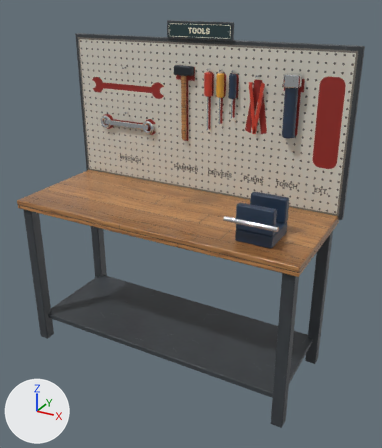
The glTF model submarine/models/props/Workbench.glb, before and after one commit.
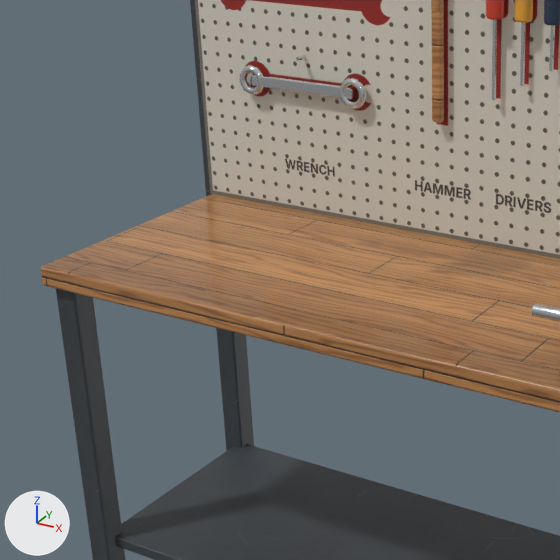
Each version appears first whole from a camera (50 mm lens) standing at (1.34, -2.56, 1.94) and looking at (0.1, -0.31, 0.82), and next in a close-up on the part from 0% to 62% of the width and 20% to 72% of the height. Every picture has the same lights, and +X, +Y and +Z are marked at lower left. The first two pictures are the older version. Where no turn or scale is listed for an object, it has been applied to the vertices. Vertices at exactly the same position are counted once.

Objects in the first close-up: 'Workbench_Body' and 1 more.
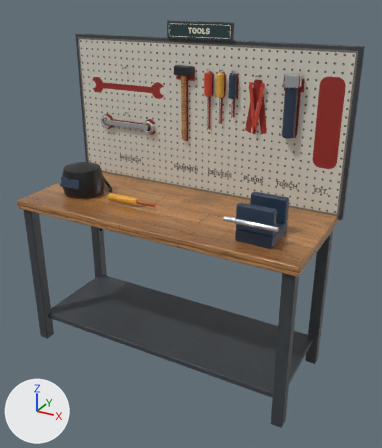
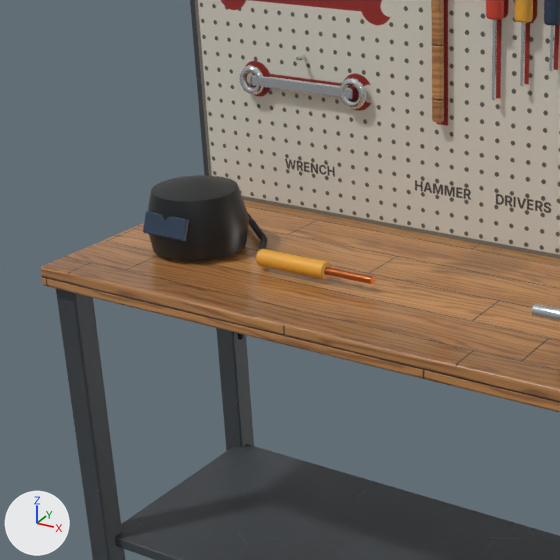
Location of each change, (x1, y1, x2, y2) in pixels of the close-ups (560 x 560 px):
part 1 of me_workbench_body, added
    after: (143, 211, 189, 241)
part 2 of me_workbench_body, added (orange)
    after: (256, 249, 331, 279)
part 3 of me_workbench_body, added (orange)
    after: (324, 267, 375, 284)
part 4 of me_workbench_body, added
    after: (237, 212, 267, 340)
part 5 of me_workbench_body, added (black)
    after: (148, 175, 249, 261)

The change, as a list of edits to the scene's bpy script:
```text
Add mat_copper:
    mat_copper = principled_material('Copper')
    mat_copper.base_color = (0.488, 0.142, 0.043)  # orange #b9693a
    mat_copper.metallic = 1.0
    mat_copper.roughness = 0.3
Add mat_rubber:
    mat_rubber = principled_material('Rubber')
    mat_rubber.base_color = (0.0097, 0.0111, 0.0127)  # black #191b1e
    mat_rubber.roughness = 0.85
Add mat_blackplastic:
    mat_blackplastic = principled_material('BlackPlastic')
    mat_blackplastic.base_color = (0.00902, 0.0104, 0.0119)  # black #181a1c
    mat_blackplastic.roughness = 0.4
Change me_workbench_body:
    used by ob_workbench_body; location = (0.0, 0.0, 0.0)
    remove me_workbench_body.from_pydata(...)  # 1624 vertices, 3112 faces; spans x -0.82..0.82, y -0.65..0.0, z 0.0..1.8
    add me_workbench_body.from_pydata(...)  # 1962 vertices, 3768 faces; spans x -0.82..0.82, y -0.65..0.0, z 0.0..1.8
    me_workbench_body part 1: the loose piece of 56 vertices spanning x -0.62..-0.32, y -0.06..-0.04, z 1.22..1.24 is copied, and the copy is scaled about its middle by (0.395, 1.03, 1.85), then moved by (-0.08, -0.44, -0.24), in mat_paintnavy; it spans x -0.61..-0.49, y -0.5..-0.48, z 0.97..1.01
    me_workbench_body part 2: the loose piece of 72 vertices spanning x 0.04..0.08, y -0.07..-0.03, z 1.44..1.56 is copied, and the copy is turned 90 degrees about the y axis through its middle and scaled by 1.49, then moved by (-0.31, -0.37, -0.57), in mat_paintmustard; it spans x -0.34..-0.16, y -0.44..-0.4, z 0.91..0.95
    me_workbench_body part 3: a new loose piece, a 10-sided cylinder along x spanning x -0.16..-0.04, y -0.429..-0.411, z 0.921..0.939, in mat_copper (orange #b9693a)
    me_workbench_body part 4: a new loose piece of 128 vertices spanning x -0.73..-0.33, y -0.42..-0.04, z 0.5..0.94, in mat_rubber (black #191b1e)
    me_workbench_body part 5: a new loose piece of 62 vertices spanning x -0.67..-0.43, y -0.5..-0.26, z 0.91..1.07, in mat_blackplastic (black #181a1c)
    add me_workbench_body.materials.append(mat_copper)  # orange #b9693a
    add me_workbench_body.materials.append(mat_rubber)  # black #191b1e
    add me_workbench_body.materials.append(mat_blackplastic)  # black #181a1c
```
